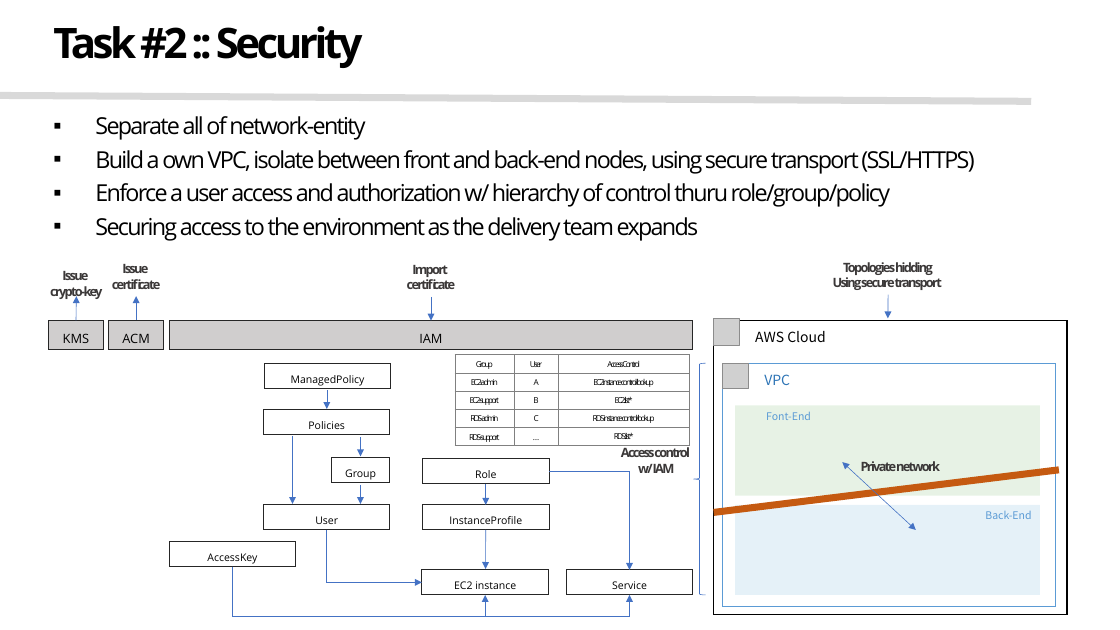
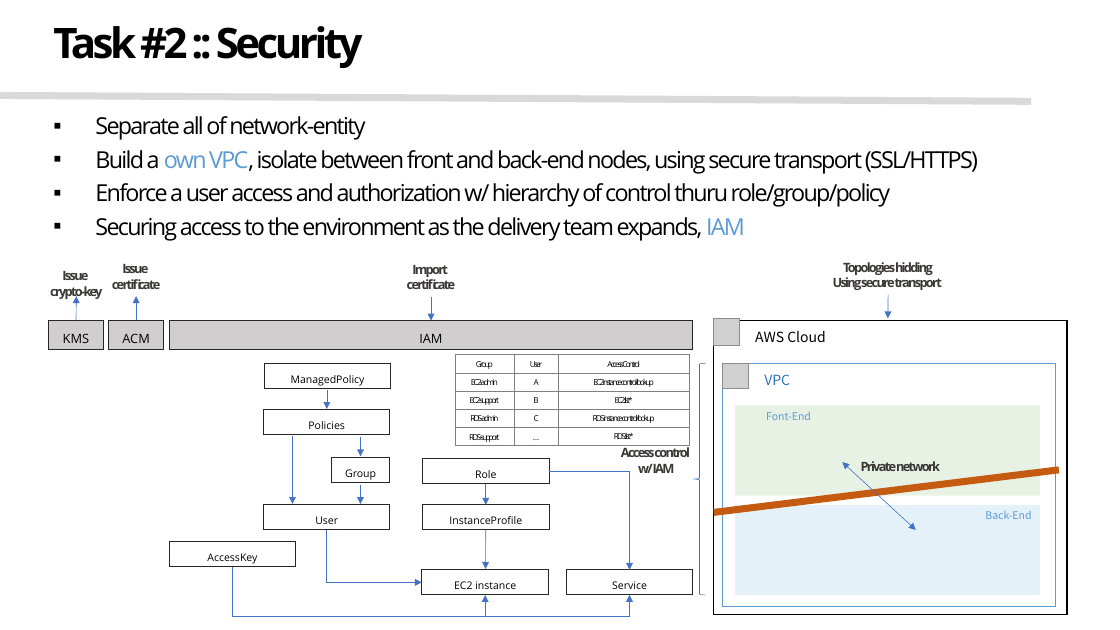
Before and after one commit to pushdown99/pushdown99.github.io, a slide deck: slide 14 of assets/yaml/Solutions Architect Hiring Assignment.pptx. Drawn at 1120x630 pixels with LibreOffice and Linux fonts; fonts in the diff are those of the drawing; grey boxes stand for pictures. Boxes give left, top, right and bottom in pixels: in the first picture for what was removed or moved away, otherwise in the second. Text is boxed around its words. In the diff, an @@ line names an element or a change of style, - is before the commit and + after.

```diff
--- a/assets/yaml/Solutions Architect Hiring Assignment.pptx
+++ b/assets/yaml/Solutions Architect Hiring Assignment.pptx
@@ text at (95,150,978,174): text colour #000000 to #5B9BD5 in "own VPC," @@
@@ text at (95,217,745,241): text changed @@
-▪ Securing access to the environment as the delivery team expands
+▪ Securing access to the environment as the delivery team expands, IAM
```
Also in this commit, not shown: 6 other slides changed, 3 slides added, 3 other files.
